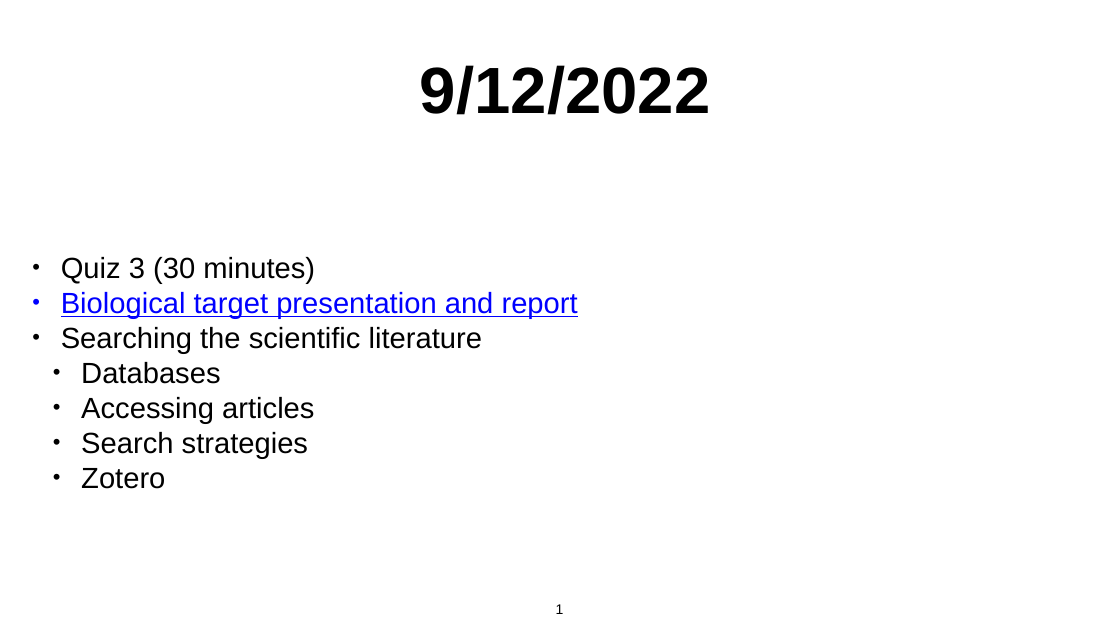
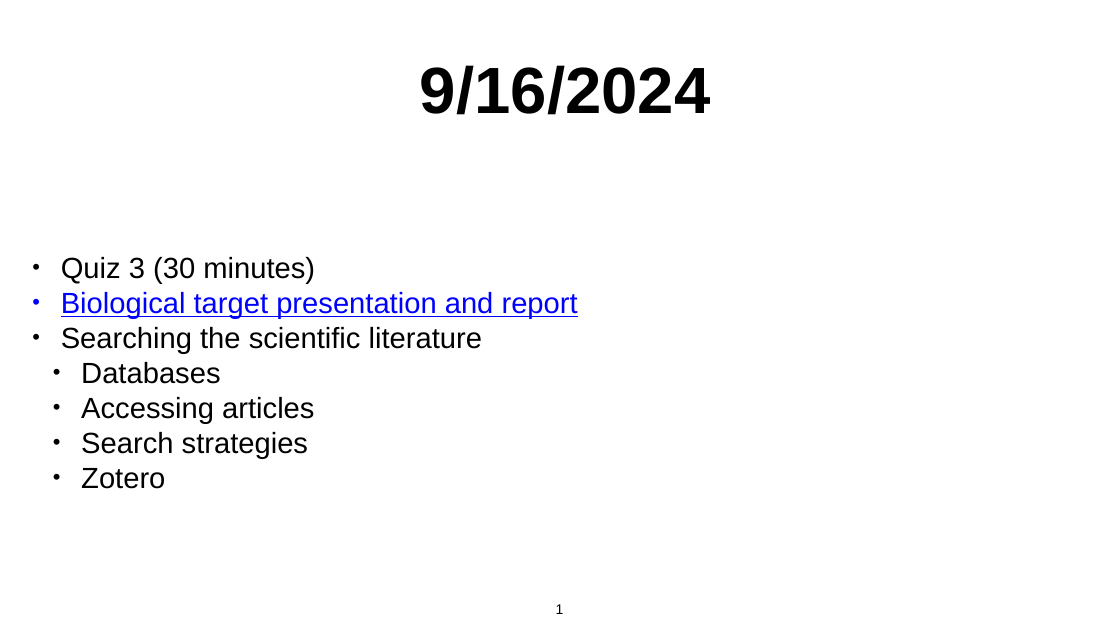
Before and after one commit to daveminh/Chem456-2024F, a slide deck: slide 1 of slides/09-16-Scientific_Literature.pptx. Drawn at 1120x630 pixels with LibreOffice and Linux fonts; fonts in the diff are those of the drawing. Boxes give left, top, right and bottom in pixels: in the first picture for what was removed or moved away, otherwise in the second. Text is boxed around its words. In the diff, an @@ line names an element or a change of style, - is before the commit and + after.

```diff
--- a/slides/09-16-Scientific_Literature.pptx
+++ b/slides/09-16-Scientific_Literature.pptx
@@ title at <box>420,65,710,115</box>: text changed @@
-  9/12/2022
+  9/16/2024
```
Also in this commit, not shown: 2 other slides changed, 1 slide added, 3 other files.
